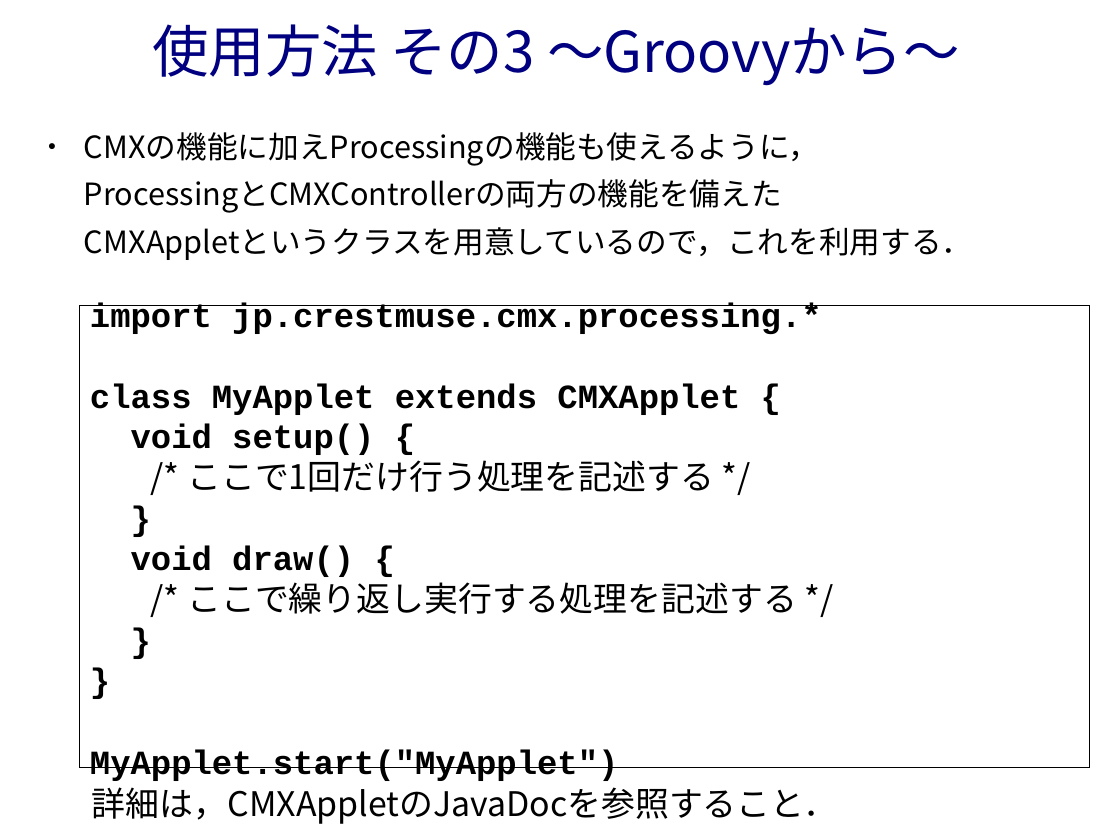
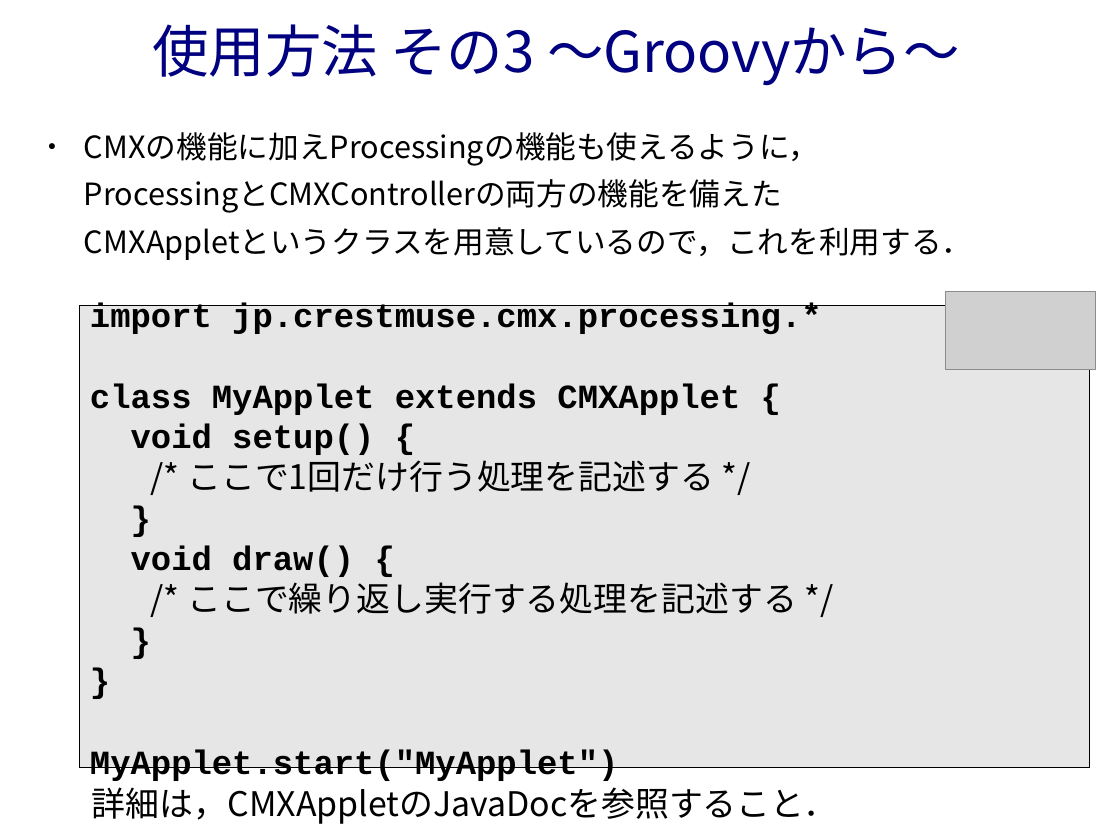
Before and after one commit to kitaharalab/cmx, a slide deck: slide 7 of readme.odp (slide 6 before the commit). Drawn at 1120x840 pixels with LibreOffice and Linux fonts; fonts in the diff are those of the drawing; grey boxes stand for pictures. Boxes give left, top, right and bottom in pixels: in the first picture for what was removed or moved away, otherwise in the second. Text is boxed around its words. In the diff, an @@ line names an element or a change of style, - is before the commit and + after.

```diff
--- a/readme.odp
+++ b/readme.odp
@@ picture added at [946, 292, 1097, 370] @@
@@ rectangle "import jp.crestmuse.cmx.processing.*" at [80, 306, 1091, 768]: fill none to #E6E6E6 @@
```
Also in this commit, not shown: 1 other slide changed, 13 slides added, 9 other files.
